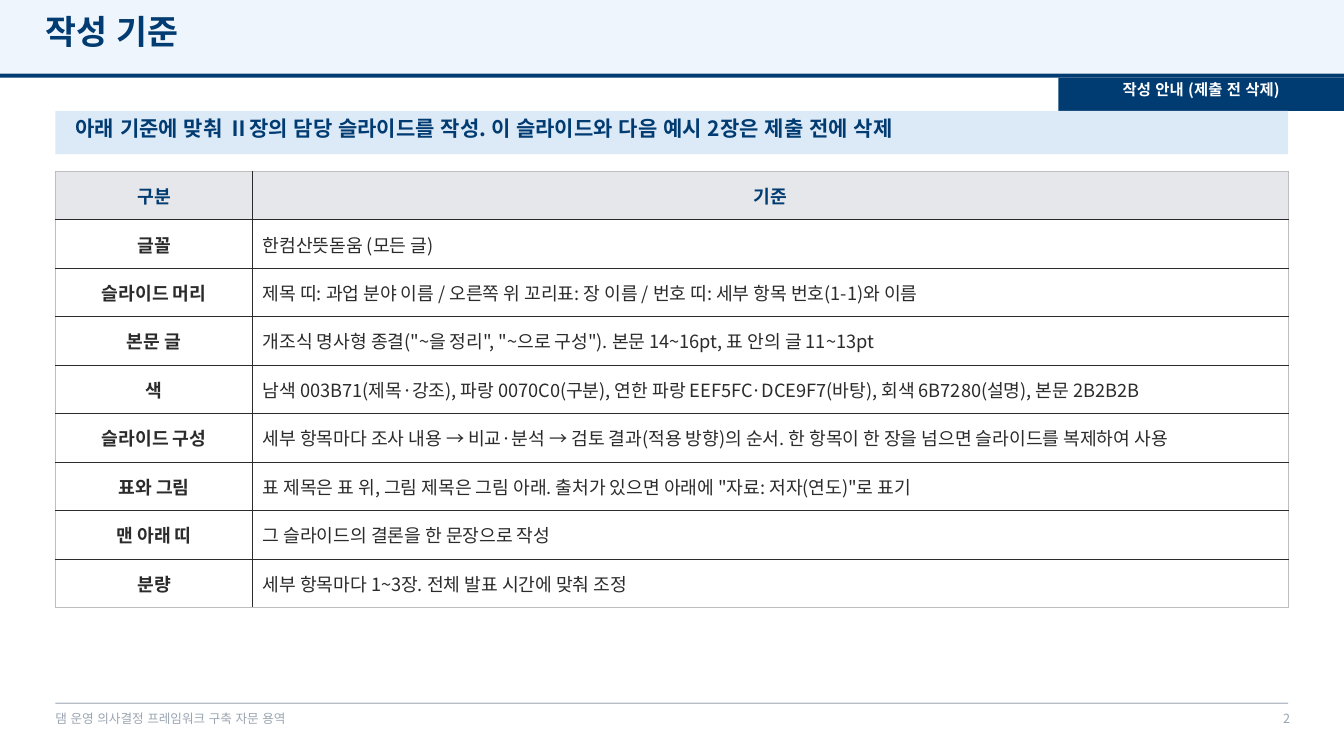
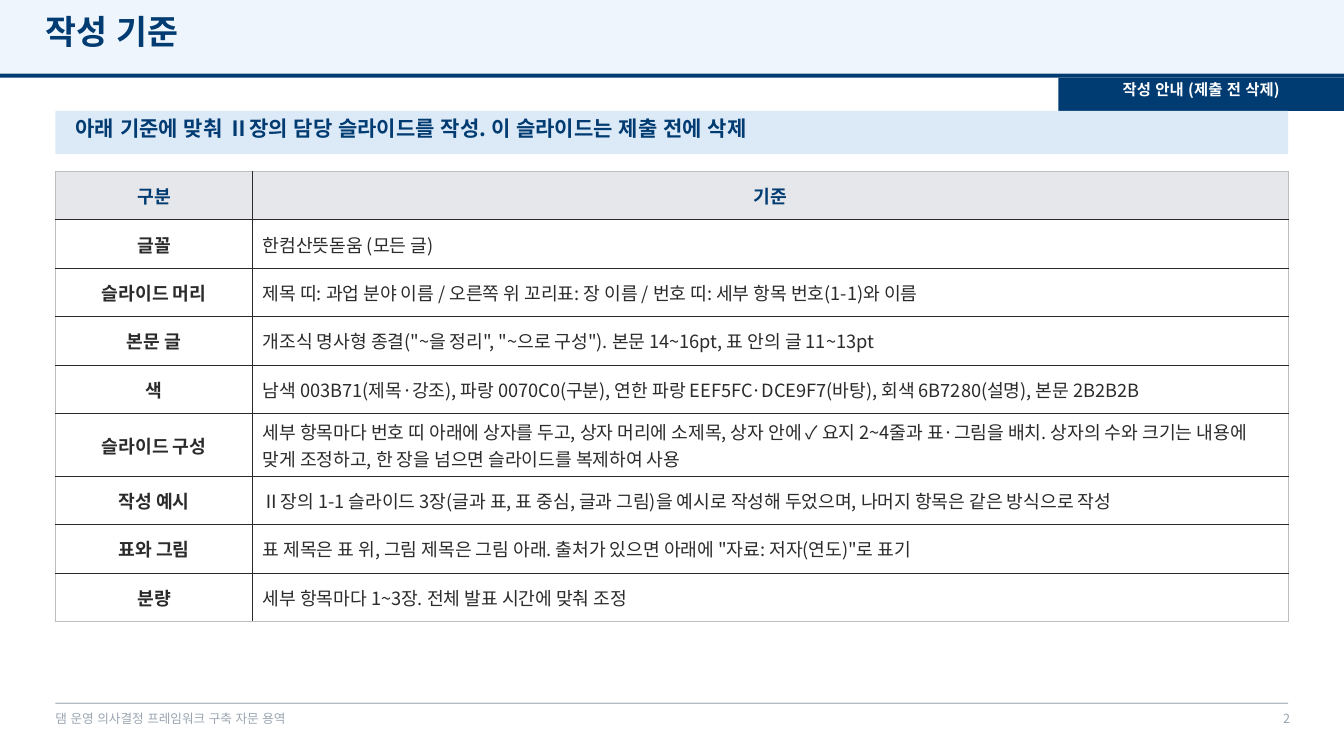
Before and after one commit to mkm1119/KGRAG-LLM, a slide deck: slide 2 of project_khnp/2026.12.09_최종보고회_발표자료_템플릿.pptx. Drawn at 1344x756 pixels with LibreOffice and Linux fonts; fonts in the diff are those of the drawing; background and template pictures are left out. Boxes give left, top, right and bottom in pixels: in the first picture for what was removed or moved away, otherwise in the second. Text is boxed around its words. In the diff, an @@ line names an element or a change of style, - is before the commit and + after.

```diff
--- a/project_khnp/2026.12.09_최종보고회_발표자료_템플릿.pptx
+++ b/project_khnp/2026.12.09_최종보고회_발표자료_템플릿.pptx
@@ text at (76, 118, 747, 138): text changed @@
-아래 기준에 맞춰 Ⅱ장의 담당 슬라이드를 작성. 이 슬라이드와 다음 예시 2장은 제출 전에 삭제
+아래 기준에 맞춰 Ⅱ장의 담당 슬라이드를 작성. 이 슬라이드는 제출 전에 삭제
@@ table at (55, 171, 1289, 611) @@
-row 6: 슬라이드 구성 | 세부 항목마다 조사 내용 → 비교·분석 → 검토 결과(적용 방향)의 순서. 한 항목이 한 장을 넘으면 슬라이드를 복제하여 사용
+row 6: 슬라이드 구성 | 세부 항목마다 번호 띠 아래에 상자를 두고, 상자 머리에 소제목, 상자 안에 ✓ 요지 2~4줄과 표·그림을 배치. 상자의 수와 크기는 내용에 맞게 조정하고, 한 장을 넘으면 슬라이드를 복제하여 사용
+row 7: 작성 예시 | Ⅱ장의 1-1 슬라이드 3장(글과 표, 표 중심, 글과 그림)을 예시로 작성해 두었으며, 나머지 항목은 같은 방식으로 작성
-row 8: 맨 아래 띠 | 그 슬라이드의 결론을 한 문장으로 작성
```
Also in this commit, not shown: 15 other slides changed, 2 slides added, 2 slides removed, 1 other file.
